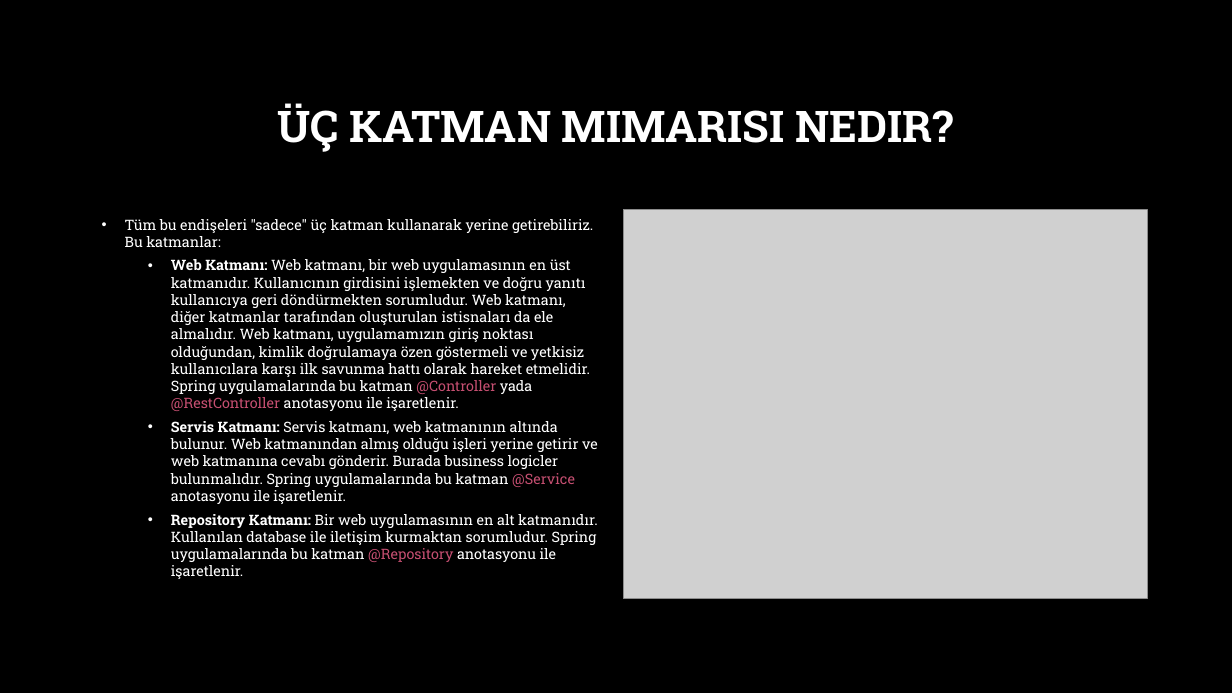
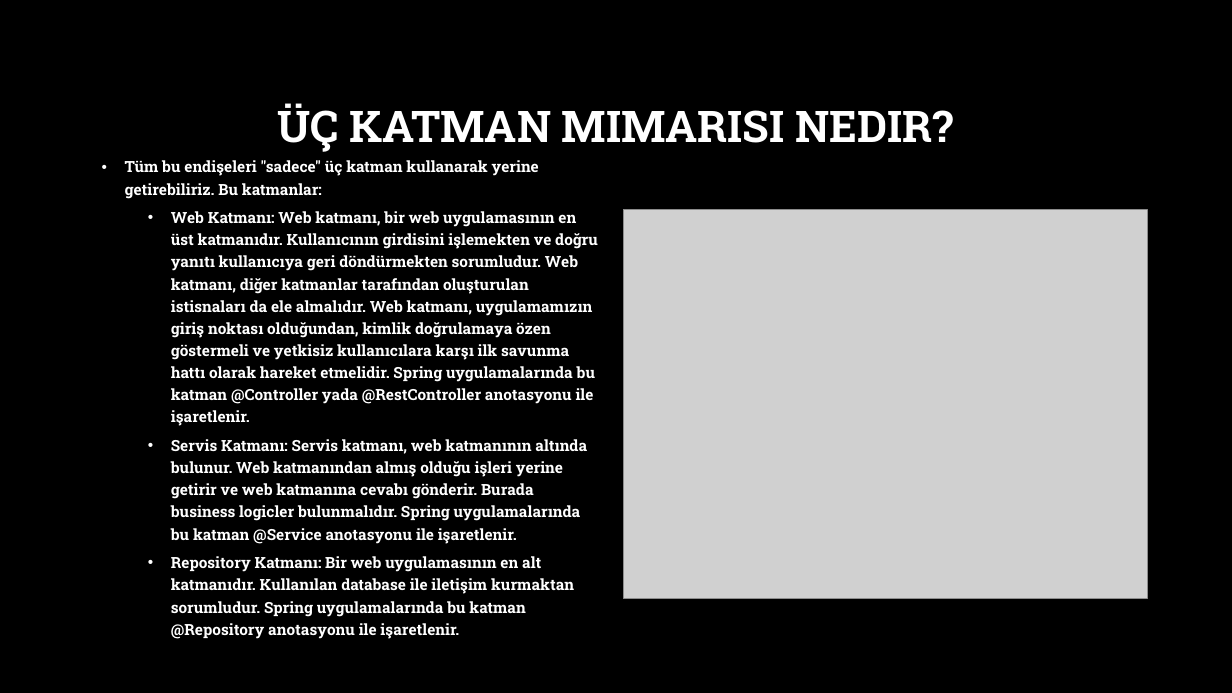
Before and after one commit to burakduman-bilgeadam/sunum, a slide deck: slide 8 of Spring/5-spring-web-architecture.pptx. Drawn at 1232x693 pixels with LibreOffice and Linux fonts; fonts in the diff are those of the drawing; grey boxes stand for pictures; background and template pictures are left out. Boxes give left, top, right and bottom in pixels: in the first picture for what was removed or moved away, otherwise in the second. Text is boxed around its words. In the diff, an @@ line names an element or a change of style, - is before the commit and + after.

```diff
--- a/Spring/5-spring-web-architecture.pptx
+++ b/Spring/5-spring-web-architecture.pptx
@@ text "Tüm bu endişeleri "sadece" üç ...": place and size @@
-text "Tüm bu endişeleri "sadece" üç ..." at bbox=[125, 219, 598, 579]
+text "Tüm bu endişeleri "sadece" üç ..." at bbox=[125, 160, 598, 639]
@@ text "Tüm bu endişeleri "sadece" üç ..." at bbox=[125, 160, 598, 639]: size 11.2 to 12 pt, bold on; text colour #C54F71 to #FFFFFF in "@Controller @RestController", "@Service", "@Repository"; line spacing 1 to 1.2 @@
```
Also in this commit, not shown: 1 other file.
